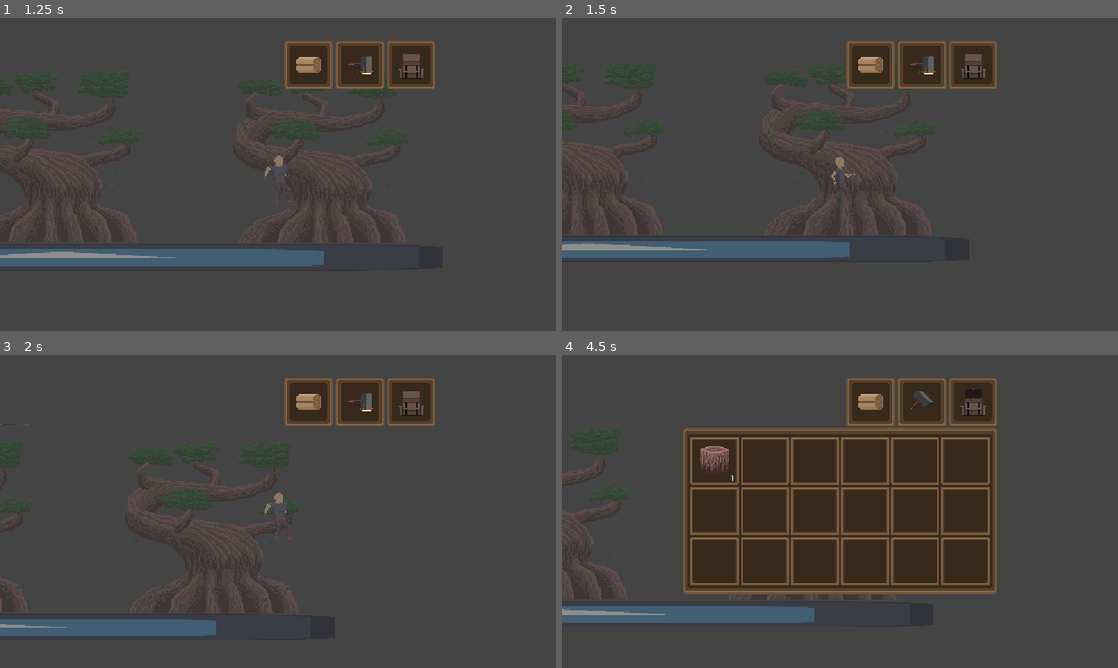
Above: before the commit, frames 1-4 (two rows, left to right).
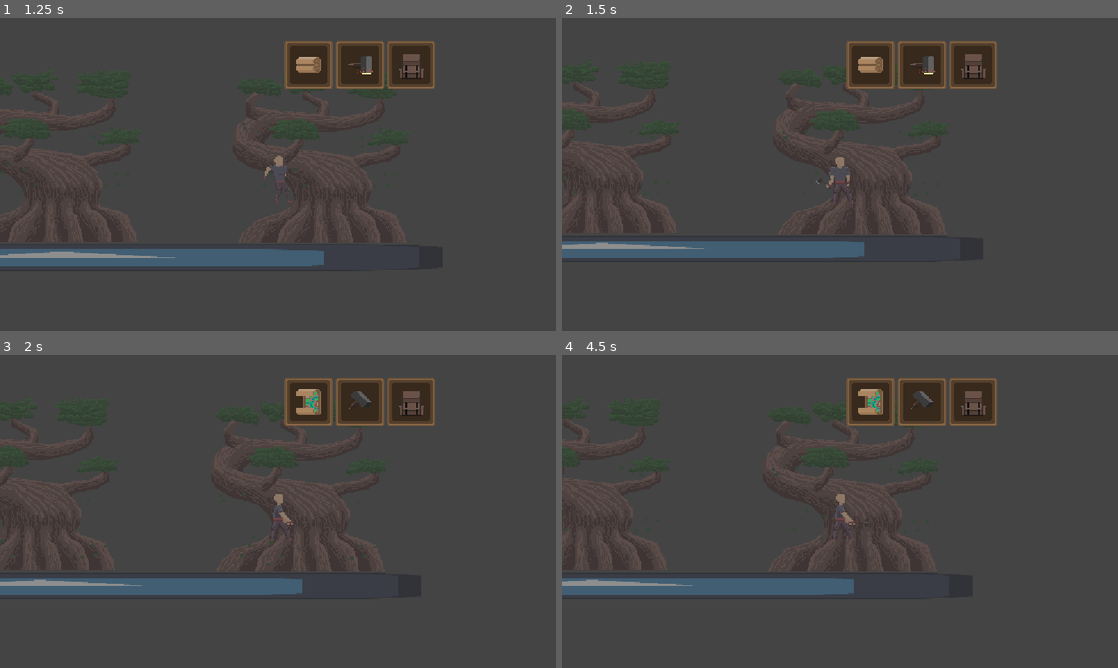
Above: after the commit, the same moments.

Repository: kelvinocampo/GD_TESTS
Game: Godot game, scene res://juego/juego.tscn
Same seed, same stepped clock (60 frames per second), same inputs: the game is played once before the commit and once after it. The engine's default icon, where the game draws it, is replaced by a stand-in: a white triangle on a blue panel in a dark square.
Inputs:
- Up to frame 1 (1.25 s): hold Right (derecha) from 0.53 s (still down); hold E (interactuar) from 0.53 s (still down); tap C (craft) at 0.6 s; tap Up (arriba) at 0.77 s
- Up to frame 2 (1.5 s): keep holding Right (derecha); release E (interactuar) at 1.28 s; tap E (interactuar) at 1.35 s
- Up to frame 3 (2 s): keep holding Right (derecha); tap Up (arriba) at 1.52 s; tap M (mapa) at 1.55 s
- Up to frame 4 (4.5 s): release Right (derecha) at 2.03 s; hold A (izquierda) 2.03-2.78 s; tap M (mapa) at 2.1, 3.8, 4.35 s; tap C (craft) at 2.3, 2.85 s; hold Right (derecha) 2.78-4.28 s; tap Up (arriba) at 3.02, 3.77 s; tap E (interactuar) at 3.05 s; hold E (interactuar) 3.53-4.28 s; tap I (inventario) at 4.15 s; hold A (izquierda) from 4.28 s (still down)

Frame 1 is identical in both runs. In frame 2, 1.8% of the frame differs, in the area x 0-67%, y 20-77%; in frame 3, 6.1%; in frame 4, 30%, in the area x 0-79%, y 10-86%.

Commit message:
Add MP3 audio import configuration for mine sound effect

Diff:
--- a/CRAFT_TRADE/jugador/jugador.gd
+++ b/CRAFT_TRADE/jugador/jugador.gd
@@ -5,7 +5,12 @@
 @export var MULTIPLICADOR_CORRER = 2.0
 @export var SALTO = -400.0
 @export var inventario: InventarioData
+
 @onready var animacion = $AnimatedSprite2D
+@onready var song_timer = $song
+@onready var chop = $chop
+@onready var mine = $mine
+
 var ultima_dir := "derecha"
 var interactuando = false
 
@@ -18,12 +23,18 @@
 		animacion.play("fall")
 		return
 	if animacion.animation == "mine" or animacion.animation == "chop":
+		if animacion.animation == "chop": chop.stop()
 		interactuando = false
 
 func _on_recurso_recolectado(item, cantidad, accion):
 	if not is_on_floor() or interactuando: return false
 	inventario.agregar(item, cantidad)
 	animacion.play(accion)
+	if accion == "chop": chop.play()
+	if accion == "mine":
+		song_timer.timeout.connect(func(): mine.play())
+		song_timer.wait_time = 0.7
+		song_timer.start()
 	interactuando = true
 	return true
 
--- a/CRAFT_TRADE/jugador/jugador.tscn
+++ b/CRAFT_TRADE/jugador/jugador.tscn
@@ -3,6 +3,8 @@
 [ext_resource type="Script" uid="uid://bw6i3hhxf0ai7" path="res://jugador/jugador.gd" id="1_g2els"]
 [ext_resource type="Texture2D" uid="uid://dstb7fbtj62h4" path="res://assets/player.png" id="2_28edd"]
 [ext_resource type="Resource" uid="uid://1ynwada7q6m5" path="res://menu/inventory.tres" id="2_k64kw"]
+[ext_resource type="AudioStream" uid="uid://cgs30wtmfxdoq" path="res://assets/sonido/chop.mp3" id="4_a407c"]
+[ext_resource type="AudioStream" uid="uid://dglx77q6omxah" path="res://assets/sonido/mine.mp3" id="5_vu2ya"]
 
 [sub_resource type="AtlasTexture" id="AtlasTexture_im34r"]
 atlas = ExtResource("2_28edd")
@@ -55,14 +57,6 @@
 [sub_resource type="AtlasTexture" id="AtlasTexture_vmphg"]
 atlas = ExtResource("2_28edd")
 region = Rect2(120, 0, 120, 120)
-
-[sub_resource type="AtlasTexture" id="AtlasTexture_5iu33"]
-atlas = ExtResource("2_28edd")
-region = Rect2(360, 0, 120, 120)
-
-[sub_resource type="AtlasTexture" id="AtlasTexture_llqwg"]
-atlas = ExtResource("2_28edd")
-region = Rect2(480, 0, 120, 120)
 
 [sub_resource type="AtlasTexture" id="AtlasTexture_ifo1j"]
 atlas = ExtResource("2_28edd")
@@ -210,12 +204,6 @@
 }, {
 "frames": [{
 "duration": 1.0,
-"texture": SubResource("AtlasTexture_5iu33")
-}, {
-"duration": 1.0,
-"texture": SubResource("AtlasTexture_llqwg")
-}, {
-"duration": 1.0,
 "texture": SubResource("AtlasTexture_ifo1j")
 }, {
 "duration": 1.0,
@@ -223,7 +211,7 @@
 }],
 "loop": false,
 "name": &"jump",
-"speed": 20.0
+"speed": 10.0
 }, {
 "frames": [{
 "duration": 1.0,
@@ -308,7 +296,7 @@
 
 [node name="AnimatedSprite2D" type="AnimatedSprite2D" parent="."]
 sprite_frames = SubResource("SpriteFrames_qhqgy")
-animation = &"walk"
+animation = &"jump"
 
 [node name="CollisionShape2D" type="CollisionShape2D" parent="."]
 visible = false
@@ -316,3 +304,12 @@
 shape = SubResource("CapsuleShape2D_tuyoq")
 
 [node name="Camera2D" type="Camera2D" parent="."]
+
+[node name="chop" type="AudioStreamPlayer" parent="."]
+stream = ExtResource("4_a407c")
+
+[node name="mine" type="AudioStreamPlayer" parent="."]
+stream = ExtResource("5_vu2ya")
+
+[node name="song" type="Timer" parent="."]
+one_shot = true
--- a/CRAFT_TRADE/menu/inventario.gd
+++ b/CRAFT_TRADE/menu/inventario.gd
@@ -2,8 +2,11 @@
 
 @export var inventario: InventarioData
 @onready var slots: Array = $ColorRect/UI_INVENTARIO/GridContainer.get_children()
+
 @onready var toggle_inventario = $ColorRect/INVENTORY_TOGGLE/AnimatedSprite2D
 @onready var toggle_craft = $ColorRect/CRAFT_TOGGLE/AnimatedSprite2D
+@onready var toggle_map = $ColorRect/MAP_TOGGLE/AnimatedSprite2D
+
 @onready var inventario_ui = $ColorRect/UI_INVENTARIO
 var abierto = false
 var menu = ""
@@ -21,27 +24,21 @@
 	inventario_control()
 
 func inventario_control():
-	if Input.is_action_just_pressed("inventario") and menu != "inventario":
-		menu = "inventario"
-		update_UI()
-		abrir()
-		return
-	elif Input.is_action_just_pressed("inventario") and menu == "inventario":
-		menu = ""
-
-	if Input.is_action_just_pressed("craft") and menu != "craft":
-		menu = "craft"
-		update_UI()
-		abrir()
-		return
-	elif Input.is_action_just_pressed("craft") and menu == "craft":
-		menu = ""
+	control_menu("inventario")
+	control_menu("craft")
+	control_menu("mapa")
 
 	if menu == "":
 		cerrar()
 
-func control_menu():
-	pass
+func control_menu(accion):
+	if Input.is_action_just_pressed(accion) and menu != accion:
+		menu = accion
+		update_UI()
+		abrir()
+		return
+	elif Input.is_action_just_pressed(accion) and menu == accion:
+		menu = ""
 
 func abrir():
 	visible = true
@@ -55,11 +52,14 @@
 	inventario_ui.visible = false
 	toggle_inventario.play("default")
 	toggle_craft.play("default")
+	toggle_map.play("default")
 	if menu == "inventario":
 		inventario_ui.visible = true
 		toggle_inventario.play("open")
 	elif menu == "craft":
 		toggle_craft.play("open")
+	elif menu == "mapa":
+		toggle_map.play("open")
 
 func _on_toggle_inv_pressed() -> void:
 	if Input.is_action_just_pressed("inventario"):
--- a/CRAFT_TRADE/menu/inventario.tscn
+++ b/CRAFT_TRADE/menu/inventario.tscn
@@ -289,3 +289,4 @@
 position = Vector2(50.499996, 50.499996)
 scale = Vector2(1.8437505, 1.8437505)
 sprite_frames = SubResource("SpriteFrames_jjxmn")
+animation = &"open"
--- a/CRAFT_TRADE/recursos/recurso.gd
+++ b/CRAFT_TRADE/recursos/recurso.gd
@@ -1,7 +1,5 @@
 class_name ArbolT1
 extends CharacterBody2D
-
-signal recurso_recolectado(item: ItemData, cantidad: int, type: String)
 
 @export var item: ItemData
 @export var CANTIDAD_RECURSO = 1
@@ -38,7 +36,6 @@
 		jugador_en_rango = false
 
 func _recolectar_recurso() -> void:
-	emit_signal("recurso_recolectado", item, CANTIDAD_RECURSO, accion)
 	cantidad_recolectada += 1
 	if RECOGIDAS_MAX == cantidad_recolectada:
 		_recurso_agotado()
@@ -58,7 +55,7 @@
 func collect() -> void:
 	if not jugador_en_rango: return
 
-	if Input.is_action_just_pressed("interactuar"):
+	if Input.is_action_pressed("interactuar"):
 		if cantidad_recolectada == RECOGIDAS_MAX: return
 		var exito = player_node._on_recurso_recolectado(item, CANTIDAD_RECURSO, accion)
 		if not exito: return
Not shown, added: CRAFT_TRADE/assets/sonido/chop.mp3.import
Not shown, added: CRAFT_TRADE/assets/sonido/mine.mp3.import
Not shown, added: CRAFT_TRADE/assets/sonido/chop.mp3
Not shown, added: CRAFT_TRADE/assets/sonido/mine.mp3
